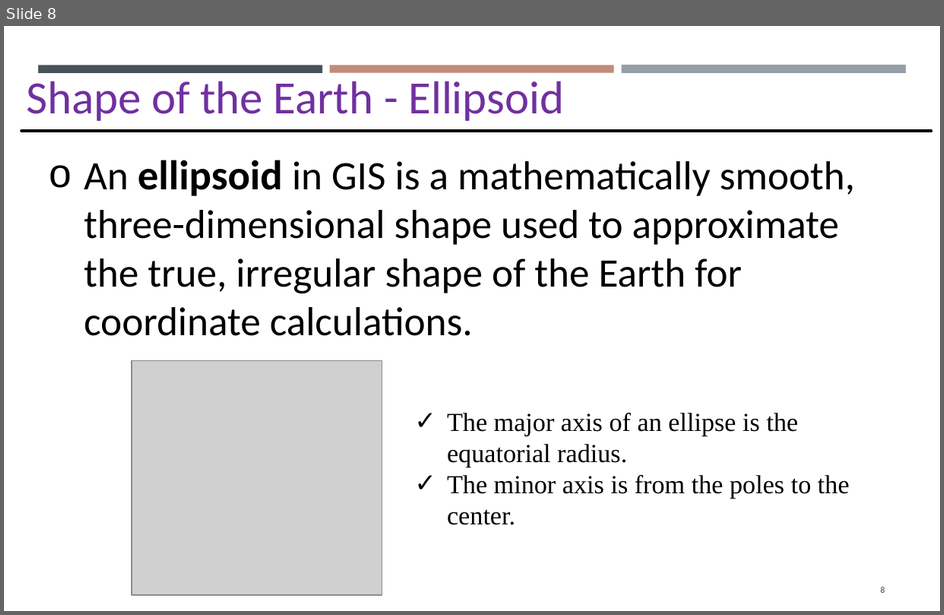
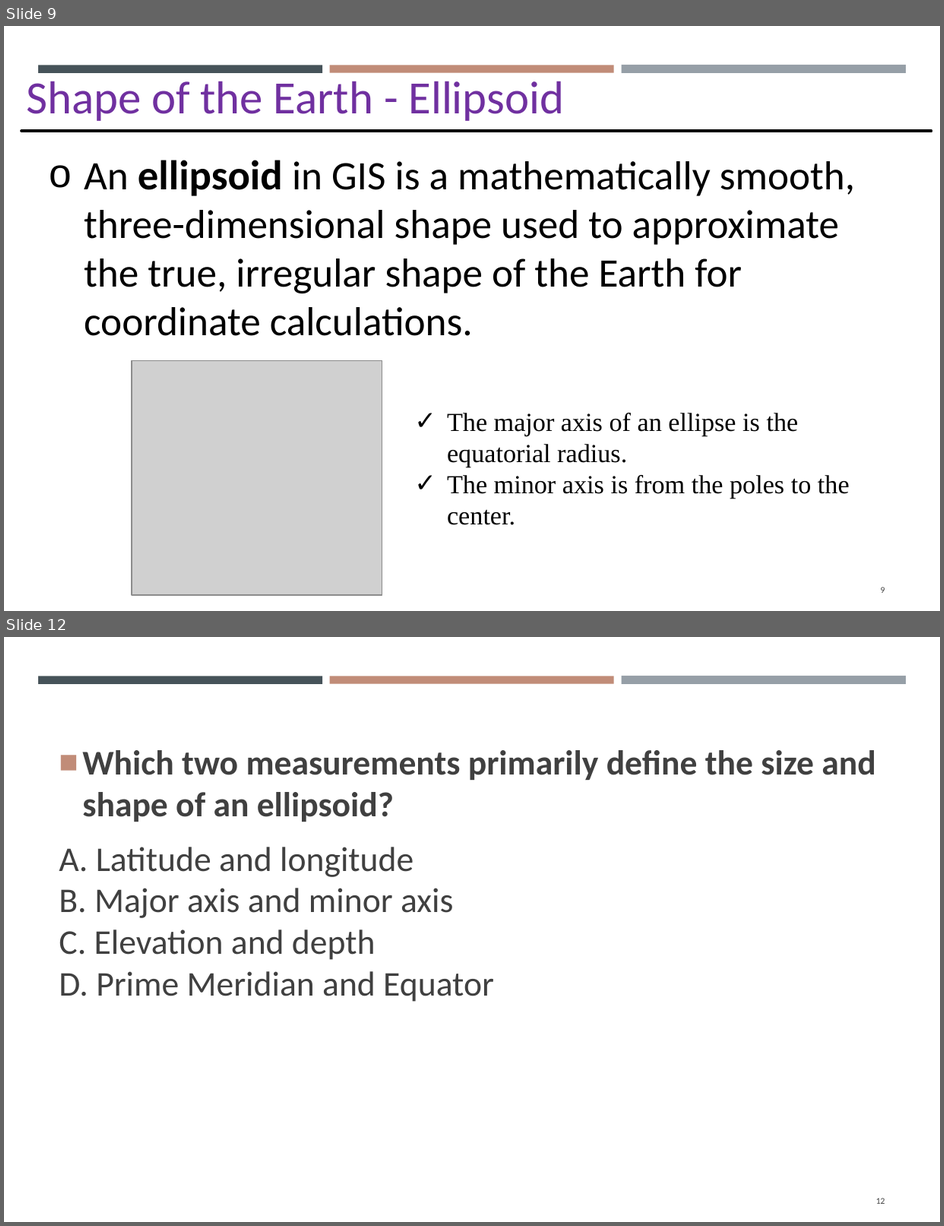
Before and after one commit to gisynw/GIS_I, a slide deck: docs/Lectures/Week03/Week03_GEOG2475_Datum_Tuesday.pptx. Shown one above the other, each under a label of ours: slide 8 before the commit, slides 9 and 12 after it; the slides between them are not shown. The pictures are 944x615 and 944x1226 pixels, drawn with LibreOffice and Linux fonts; fonts in the diff are those of the drawing; grey boxes stand for pictures. Boxes give left, top, right and bottom in pixels: in the first picture for what was removed or moved away, otherwise in the second. Text is boxed around its words. In the diff, an @@ line names an element or a change of style, - is before the commit and + after.

```diff
--- a/docs/Lectures/Week03/Week03_GEOG2475_Datum_Tuesday.pptx
+++ b/docs/Lectures/Week03/Week03_GEOG2475_Datum_Tuesday.pptx
@@ slide 12 added at box(4, 637, 940, 1222), background #FFFFFF; not listed: 3 template elements that a slide beside it also shows @@
@@ text added at box(59, 750, 876, 1002), 24 pt, text #404040 @@
+■ Which two measurements primarily define the size and shape of an ellipsoid?
+A. Latitude and longitude
+B. Major axis and minor axis
+C. Elevation and depth
+D. Prime Meridian and Equator
@@ page number added at box(876, 1198, 886, 1204), 6.1 pt, text #404040 @@
+12
@@ what was slide 8 is now slide 9 @@
@@ page number at box(881, 587, 886, 593): text changed @@
-8
+9
```
Also in this commit, not shown: 6 slides changed, 11 other slides added, 5 other files.
